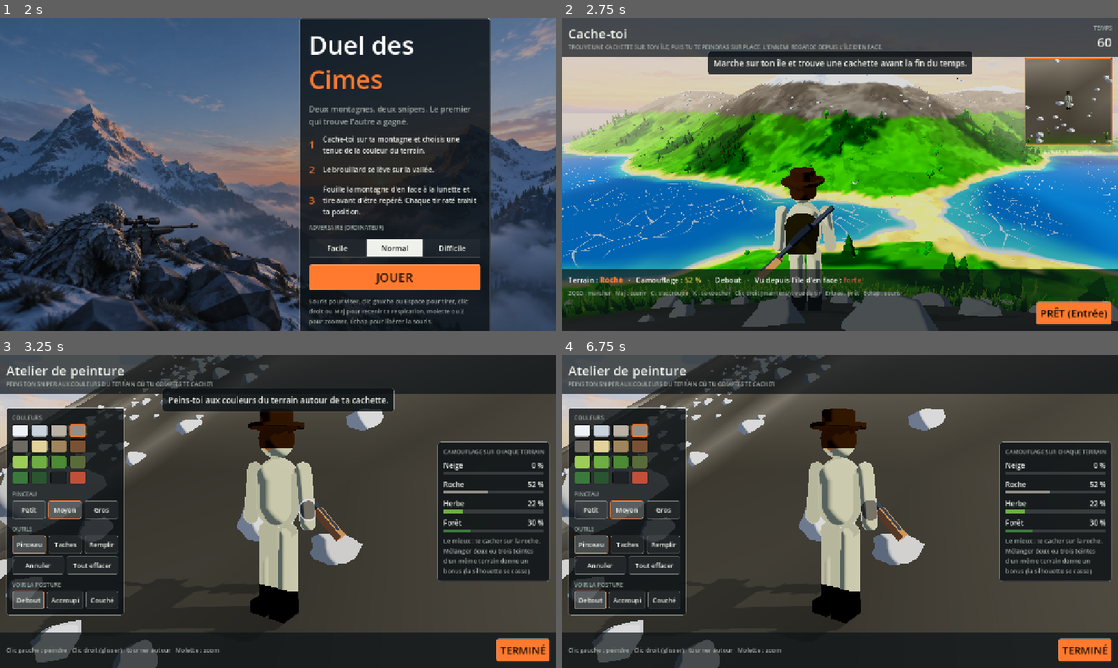
Above: before the commit, frames 1-4 (two rows, left to right).
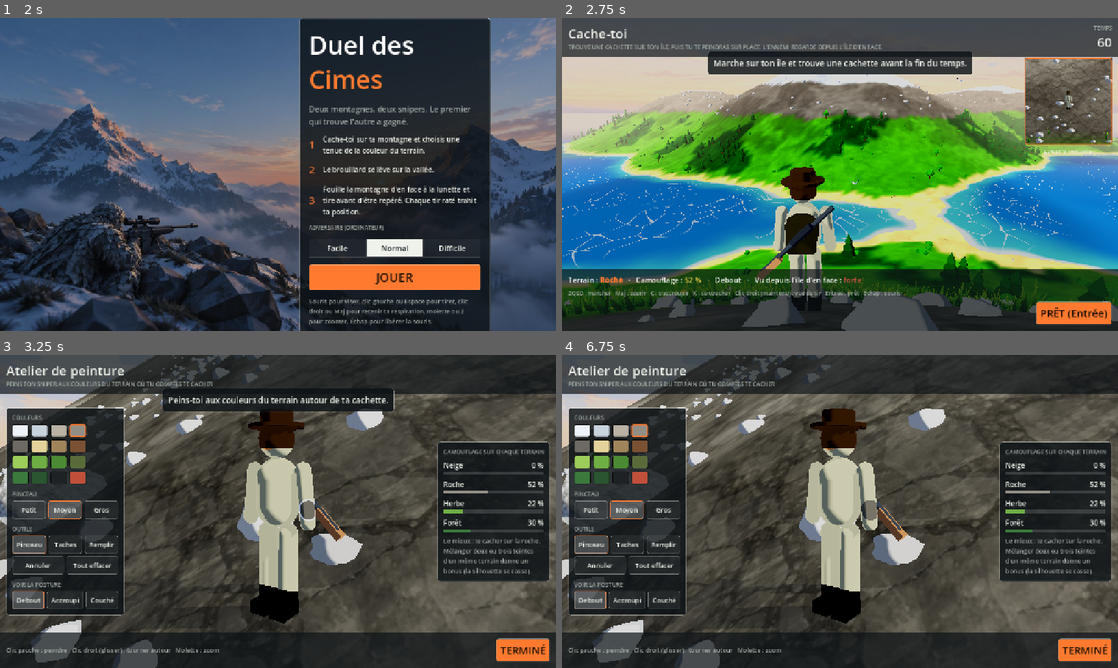
Above: after the commit, the same moments.

Repository: okidogestion-cmd/montaigneview
Game: Godot game, scene res://scenes/main.tscn
The game is run twice, just before and just after one commit, with the same random seed, the same clock (stepped at 60 frames per second) and the same inputs.
Inputs (mouse positions are in pixels of both pictures, inside the frame that each line leads up to):
- Up to frame 1 (2 s): click "Normal" at 0.5 s; click "Normal" at 1.25 s
- Up to frame 2 (2.75 s): click "JOUER" at 2 s
- Up to frame 3 (3.25 s): tap Enter at 2.75 s; move the mouse to (305, 511) at 2.77 s; hold W from 2.78 s (still down); tap C at 2.85 s; click (305, 511) at 2.92 s; tap Space at 3.02 s
- Up to frame 4 (6.75 s): tap Space at 3.32 s; release W at 3.5 s; click (584, 430) at 3.52 s; click (600, 430) at 4.27 s; click (623, 430) at 5.02 s; click (639, 430) at 5.77 s; drag from (728, 527) to (812, 574) at 6.52 s

Frame 1 is identical in both runs. In frame 2, 0.2% of the frame differs, in the area x 83-99%, y 13-40%; in frame 3, 5.9%; in frame 4, 6.7%, in the area x 0-100%, y 12-89%.

Commit message:
Décor : textures de sol peintes (Higgsfield) sur le terrain et les rochers
Co-Authored-By: Claude Opus 5.5 <noreply@anthropic.com>
Claude-Session: https://claude.ai/code/session_013pbjtdffyqQrrwE9QtYc6X

Diff:
--- a/game/scripts/world.gd
+++ b/game/scripts/world.gd
@@ -21,6 +21,7 @@
 	[-560, 0, 120, 200], [560, 0, 120, 200],
 ]
 const TOON := preload("res://shaders/toon.gdshader")
+const TERRAIN := preload("res://shaders/terrain.gdshader")
 const OUTLINE := preload("res://shaders/outline.gdshader")
 const WATER := preload("res://shaders/water.gdshader")
 const GRASS := preload("res://shaders/grass.gdshader")
@@ -122,8 +123,9 @@
 
 
 # ---------- Matériaux ----------
-func toon(color := Color.WHITE, vertex_colors := false, outline := false, wind := 0.0, wind_height := 7.0) -> ShaderMaterial:
-	var key := "%s|%s|%s|%s|%s" % [color.to_html(), vertex_colors, outline, wind, wind_height]
+## detail : nom d'une texture de sol (« roche », « neige »…) projetée sur l'objet, ou "" pour une couleur unie.
+func toon(color := Color.WHITE, vertex_colors := false, outline := false, wind := 0.0, wind_height := 7.0, detail := "") -> ShaderMaterial:
+	var key := "%s|%s|%s|%s|%s|%s" % [color.to_html(), vertex_colors, outline, wind, wind_height, detail]
 	if not _materials.has(key):
 		var m := ShaderMaterial.new()
 		m.shader = TOON
@@ -131,6 +133,9 @@
 		m.set_shader_parameter("use_vertex_color", vertex_colors)
 		m.set_shader_parameter("wind", wind)
 		m.set_shader_parameter("wind_height", wind_height)
+		if detail != "":
+			m.set_shader_parameter("use_detail", true)
+			m.set_shader_parameter("detail_tex", load("res://art/sol_%s.jpg" % detail))
 		if outline:
 			pass  # contours désactivés : ils dessinaient chaque arbre deux fois (trop lourd sur téléphone)
 		_materials[key] = m
@@ -310,10 +315,15 @@
 	var verts := PackedVector3Array()
 	var normals := PackedVector3Array()
 	var colors := PackedColorArray()
+	# Poids des textures de sol (terrain.gdshader) : UV = neige, roche ; UV2 = herbe, forêt ; aucun = sable.
+	var uv1 := PackedVector2Array()
+	var uv2 := PackedVector2Array()
 	var idx := PackedInt32Array()
 	verts.resize(w * w)
 	normals.resize(w * w)
 	colors.resize(w * w)
+	uv1.resize(w * w)
+	uv2.resize(w * w)
 	var sand := Color("#e3d39a")
 	var zone_colors: Array[Color] = []
 	for k in ZONE_KEYS:
@@ -341,6 +351,9 @@
 			_grass_mask[gi + 3] = [255, 0, 0, 0][zi]
 			if h < WATER_Y + 2.5:
 				col = sand  # plage autour du lac
+			else:
+				uv1[r * w + c] = Vector2(1 if zi == 0 else 0, 1 if zi == 1 else 0)
+				uv2[r * w + c] = Vector2(1 if zi == 2 else 0, 1 if zi == 3 else 0)
 			var k := 0.94 + hash2(x * 0.3, z * 0.3) * 0.12
 			if n.y < 0.8:
 				k *= 0.86  # pentes raides un peu plus sombres : falaises
@@ -354,14 +367,16 @@
 	arrays[Mesh.ARRAY_VERTEX] = verts
 	arrays[Mesh.ARRAY_NORMAL] = normals
 	arrays[Mesh.ARRAY_COLOR] = colors
+	arrays[Mesh.ARRAY_TEX_UV] = uv1
+	arrays[Mesh.ARRAY_TEX_UV2] = uv2
 	arrays[Mesh.ARRAY_INDEX] = idx
 	var mesh := ArrayMesh.new()
 	mesh.add_surface_from_arrays(Mesh.PRIMITIVE_TRIANGLES, arrays)
 	var m := ShaderMaterial.new()
-	m.shader = TOON
-	m.set_shader_parameter("use_vertex_color", true)
-	m.set_shader_parameter("patches", 0.24)
-	m.set_shader_parameter("rim_strength", 0.0)
+	m.shader = TERRAIN
+	for k in ["neige", "roche", "herbe", "foret", "sable"]:
+		m.set_shader_parameter("tex_" + k, load("res://art/sol_%s.jpg" % k))
+	m.set_shader_parameter("patches", 0.12)
 	var mi := MeshInstance3D.new()
 	mi.mesh = mesh
 	mi.material_override = m
@@ -418,7 +433,7 @@
 	match zone:
 		"neige", "roche":
 			var col := Color("#e3eaf2") if zone == "neige" else Color("#86837c")
-			_part(g, _rock_mesh, toon(col, false, true), Vector3(0, 0.35, 0), Vector3(1.8, 1, 1.5))
+			_part(g, _rock_mesh, toon(col, false, true, 0.0, 7.0, zone), Vector3(0, 0.35, 0), Vector3(1.8, 1, 1.5))
 			_box(body, Vector3(0, 0.35, 0), Vector3(3.2, 1.8, 2.7))
 		"herbe":
 			_part(g, _bush_mesh, toon(Color.WHITE, true, true, 0.05, 1.5), Vector3.ZERO, Vector3(1.4, 1, 1.3))
@@ -519,10 +534,10 @@
 	add_child(body)
 	_inst(_pine_mesh, toon(Color.WHITE, true, true, 0.12), pines, body, "tree")
 	_inst(_round_tree_mesh, toon(Color.WHITE, true, true, 0.1), rounds, body, "round")
-	_inst(_rock_mesh, toon(Color("#86837c"), false, true), rocks[0], body, "rock")
-	_inst(_rock_mesh, toon(Color("#e3eaf2"), false, true), rocks[1], body, "rock")
+	_inst(_rock_mesh, toon(Color("#86837c"), false, true, 0.0, 7.0, "roche"), rocks[0], body, "rock")
+	_inst(_rock_mesh, toon(Color("#e3eaf2"), false, true, 0.0, 7.0, "neige"), rocks[1], body, "rock")
 	_inst(_bush_mesh, toon(Color.WHITE, true, true, 0.05, 1.5), bushes, body, "bush")
-	_inst(_rock_mesh, toon(Color("#b8ad98"), false, false), beach[0], body, "pebble")
+	_inst(_rock_mesh, toon(Color("#b8ad98"), false, false, 0.0, 7.0, "roche"), beach[0], body, "pebble")
 	_inst(_log_mesh, toon(Color.WHITE, true, true), beach[1], body, "log")
 
 func _multimesh(mesh: Mesh, m: Material, xforms: Array) -> MultiMeshInstance3D:
--- /dev/null
+++ b/game/shaders/terrain.gdshader
@@ -0,0 +1,71 @@
+shader_type spatial;
+// Sol de la vallée : ombrage cartoon de toon.gdshader + textures peintes par terrain
+// (art/sol_*.jpg, créées avec Higgsfield). Les images sont préparées en « cartes de détail » :
+// 0,5 = couleur de la zone inchangée, plus clair ou plus sombre autour (moyenne 0,5). La couleur
+// moyenne reste donc celle de la zone (couleur de sommet) : le camouflage ne change pas.
+render_mode cull_back;
+
+uniform sampler2D tex_neige : filter_linear_mipmap, repeat_enable;
+uniform sampler2D tex_roche : filter_linear_mipmap, repeat_enable;
+uniform sampler2D tex_herbe : filter_linear_mipmap, repeat_enable;
+uniform sampler2D tex_foret : filter_linear_mipmap, repeat_enable;
+uniform sampler2D tex_sable : filter_linear_mipmap, repeat_enable;
+uniform float tile = 7.0;          // mètres couverts par une texture
+uniform float detail = 0.85;       // force du détail (0 : couleurs unies comme avant)
+uniform float patches = 0.0;
+uniform float band = 0.5;
+
+varying vec3 world_pos;
+varying vec3 world_n;
+varying vec4 w4;   // poids neige, roche, herbe, forêt (le reste : sable)
+
+#include "res://shaders/clouds.gdshaderinc"
+
+float hash(vec2 p) { return fract(sin(dot(p, vec2(127.1, 311.7))) * 43758.5453); }
+float vnoise(vec2 p) {
+	vec2 i = floor(p), f = fract(p);
+	vec2 u = f * f * (3.0 - 2.0 * f);
+	return mix(mix(hash(i), hash(i + vec2(1, 0)), u.x), mix(hash(i + vec2(0, 1)), hash(i + vec2(1, 1)), u.x), u.y);
+}
+
+void vertex() {
+	world_pos = (MODEL_MATRIX * vec4(VERTEX, 1.0)).xyz;
+	world_n = normalize((MODEL_MATRIX * vec4(NORMAL, 0.0)).xyz);
+	w4 = vec4(UV, UV2);
+}
+
+// Texture vue d'en haut, mélangée à une deuxième plus grande pour casser la répétition.
+vec3 planar(sampler2D t, vec2 p) {
+	return mix(texture(t, p / tile).rgb, texture(t, p / (tile * 4.3) + vec2(0.37, 0.61)).rgb, 0.35);
+}
+// Roche : projetée aussi sur les côtés, pour que les falaises ne soient pas étirées.
+vec3 triplanar(sampler2D t, vec3 p, vec3 n) {
+	vec3 b = pow(abs(n), vec3(4.0));
+	b /= b.x + b.y + b.z;
+	return texture(t, p.zy / tile).rgb * b.x + planar(t, p.xz) * b.y + texture(t, p.xy / tile).rgb * b.z;
+}
+
+void fragment() {
+	vec3 c = pow(COLOR.rgb, vec3(2.2));
+	float ws = clamp(1.0 - (w4.x + w4.y + w4.z + w4.w), 0.0, 1.0);
+	vec3 d = vec3(0.0);
+	if (w4.x > 0.01) d += planar(tex_neige, world_pos.xz) * 2.0 * w4.x;
+	if (w4.y > 0.01) d += triplanar(tex_roche, world_pos, world_n) * 2.0 * w4.y;
+	if (w4.z > 0.01) d += planar(tex_herbe, world_pos.xz) * 2.0 * w4.z;
+	if (w4.w > 0.01) d += planar(tex_foret, world_pos.xz) * 2.0 * w4.w;
+	if (ws > 0.01) d += planar(tex_sable, world_pos.xz) * 2.0 * ws;
+	c *= mix(vec3(1.0), d, detail);
+	if (patches > 0.0) {
+		float n = vnoise(world_pos.xz * 0.045) * 0.6 + vnoise(world_pos.xz * 0.21) * 0.3 + vnoise(world_pos.xz * 0.9) * 0.1;
+		c *= 1.0 + (smoothstep(0.52, 0.58, n) - 0.5) * patches;
+	}
+	ALBEDO = c;
+	ROUGHNESS = 1.0;
+	SPECULAR = 0.0;
+}
+
+void light() {
+	float ndl = dot(NORMAL, LIGHT) * ATTENUATION;
+	float lit = smoothstep(band - 0.07, band + 0.07, ndl * 0.5 + 0.5);
+	DIFFUSE_LIGHT += LIGHT_COLOR * lit * cloud_shadow(world_pos.xz, TIME);
+}
--- a/game/shaders/toon.gdshader
+++ b/game/shaders/toon.gdshader
@@ -9,8 +9,13 @@
 uniform float patches = 0.0;       // taches de couleur peintes sur le sol
 uniform float band = 0.5;          // seuil ombre / lumière
 uniform float rim_strength = 0.35; // liseré de lumière (0 pour le sol)
+// Détail peint (art/sol_*.jpg, carte de détail centrée sur 0,5) projeté en coordonnées du monde : rochers.
+uniform bool use_detail = false;
+uniform sampler2D detail_tex : filter_linear_mipmap, repeat_enable;
+uniform float detail_tile = 2.5;
 
 varying vec3 world_pos;
+varying vec3 world_n;
 
 #include "res://shaders/clouds.gdshaderinc"
 
@@ -23,6 +28,7 @@
 
 void vertex() {
 	world_pos = (MODEL_MATRIX * vec4(VERTEX, 1.0)).xyz;
+	world_n = normalize((MODEL_MATRIX * vec4(NORMAL, 0.0)).xyz);
 	if (wind > 0.0) {
 		float k = clamp(VERTEX.y / wind_height, 0.0, 1.0);
 		k *= k;
@@ -36,6 +42,13 @@
 	vec3 c = albedo.rgb;
 	if (use_vertex_color) {
 		c *= pow(COLOR.rgb, vec3(2.2));
+	}
+	if (use_detail) {
+		vec3 b = pow(abs(world_n), vec3(4.0));
+		b /= b.x + b.y + b.z;
+		vec3 p = world_pos / detail_tile;
+		vec3 d = texture(detail_tex, p.zy).rgb * b.x + texture(detail_tex, p.xz).rgb * b.y + texture(detail_tex, p.xy).rgb * b.z;
+		c *= mix(vec3(1.0), d * 2.0, 0.9);
 	}
 	if (patches > 0.0) {
 		float n = vnoise(world_pos.xz * 0.045) * 0.6 + vnoise(world_pos.xz * 0.21) * 0.3 + vnoise(world_pos.xz * 0.9) * 0.1;
Binary file added: game/art/sol_foret.jpg
Not shown, added: game/art/sol_foret.jpg.import
Binary file added: game/art/sol_herbe.jpg
Not shown, added: game/art/sol_herbe.jpg.import
Binary file added: game/art/sol_neige.jpg
Not shown, added: game/art/sol_neige.jpg.import
Binary file added: game/art/sol_roche.jpg
Not shown, added: game/art/sol_roche.jpg.import
Binary file added: game/art/sol_sable.jpg
Not shown, added: game/art/sol_sable.jpg.import
Not shown, added: game/shaders/terrain.gdshader.uid
Not shown, changed: docs/game-design.md
(and 1 more such lines)
